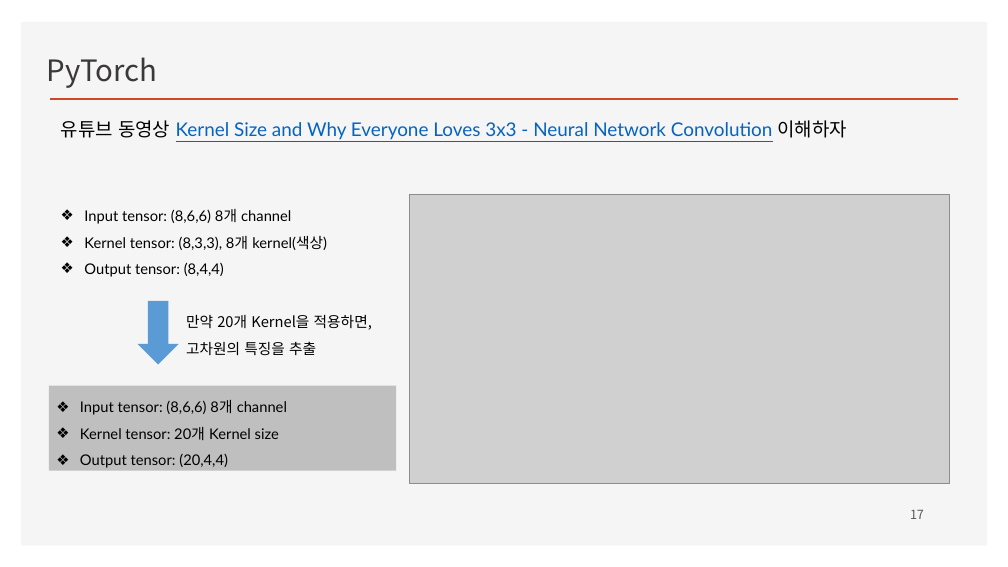
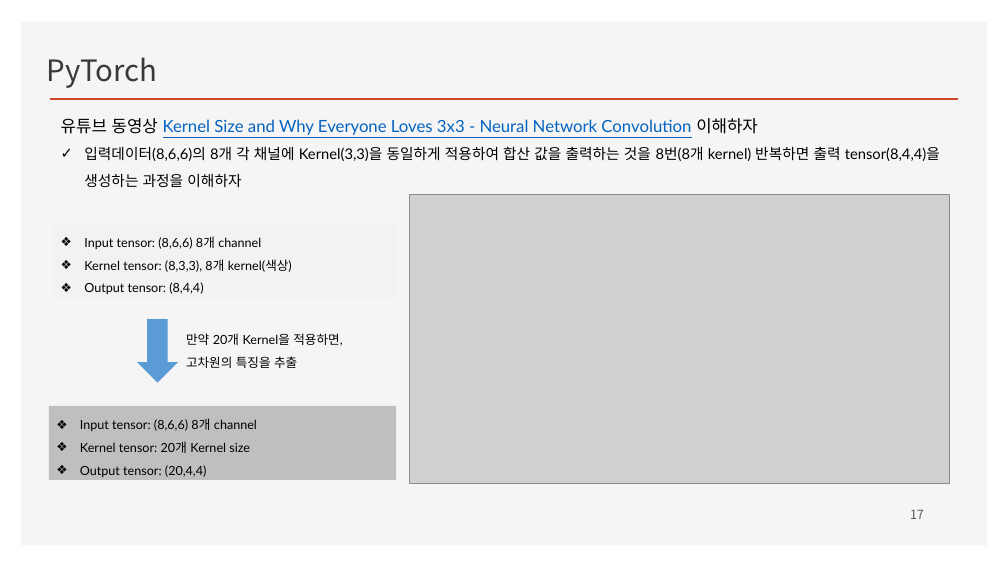
Before and after one commit to ancestor9/2026_Fall_Deep-Learning-with-Python, a slide deck: slide 17 of CNN/CNN.pptx. Drawn at 1008x567 pixels with LibreOffice and Linux fonts; fonts in the diff are those of the drawing; grey boxes stand for pictures; background and template pictures are left out. Boxes give left, top, right and bottom in pixels: in the first picture for what was removed or moved away, otherwise in the second. Text is boxed around its words. In the diff, an @@ line names an element or a change of style, - is before the commit and + after.

```diff
--- a/CNN/CNN.pptx
+++ b/CNN/CNN.pptx
@@ text at [61, 118, 758, 135]: size 18 to 16 pt in "유튜브 동영상 Kernel Size and Why Everyone ..." @@
@@ text at [84, 146, 940, 187]: paragraph added @@
+✓ 입력데이터(8,6,6)의 8개 각 채널에 Kernel(3,3)을 동일하게 적용하여 합산 값을 출력하는 것을 8번(8개 kernel) 반복하면 출력 tensor(8,4,4)을 생성하는 과정을 이해하자
@@ text "Input tensor: (8,6,6) 8개 channel" at [84, 236, 292, 294]: size 14 to 12 pt @@
@@ text "Input tensor: (8,6,6) 8개 channel": place and size @@
-text "Input tensor: (8,6,6) 8개 channel" at [84, 209, 327, 277]
+text "Input tensor: (8,6,6) 8개 channel" at [84, 236, 292, 294]
@@ down arrow: place and size @@
-down arrow at [138, 301, 178, 364]
+down arrow at [137, 319, 178, 383]
@@ text "만약 20개 Kernel을 적용하면,": place and size @@
-text "만약 20개 Kernel을 적용하면," at [186, 315, 372, 355]
+text "만약 20개 Kernel을 적용하면," at [186, 333, 342, 368]
@@ text "만약 20개 Kernel을 적용하면," at [186, 333, 342, 368]: size 14 to 12 pt, font Noto Sans CJK KR to Lato @@
@@ rectangle "Input tensor: (8,6,6) 8개 channel": place and size @@
-rectangle "Input tensor: (8,6,6) 8개 channel" at [49, 386, 396, 470]
+rectangle "Input tensor: (8,6,6) 8개 channel" at [49, 406, 396, 480]
@@ rectangle "Input tensor: (8,6,6) 8개 channel" at [49, 406, 396, 480]: size 14 to 12 pt @@
```
Also in this commit, not shown: 1 other slide changed.
